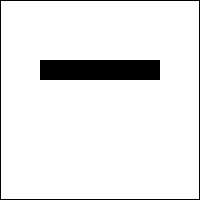
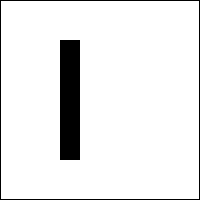
Layered file, before and after one edit (200×200). Changes by layer:
painted on "narrow_wall" over [40, 40, 160, 160]
